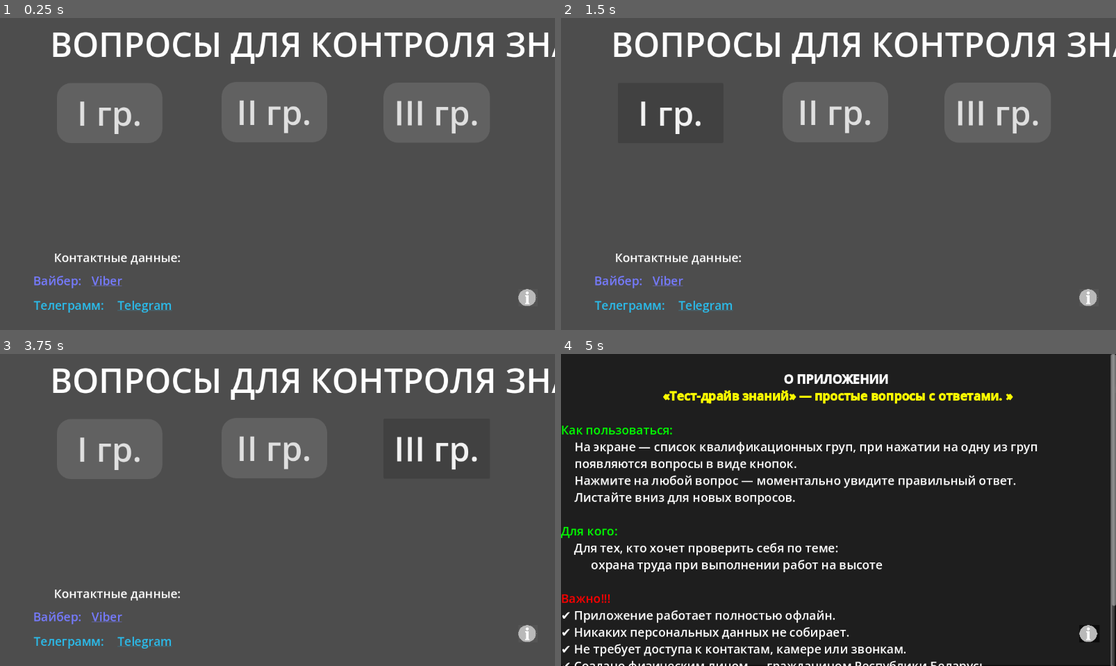
Above: before the commit, frames 1-4 (two rows, left to right).
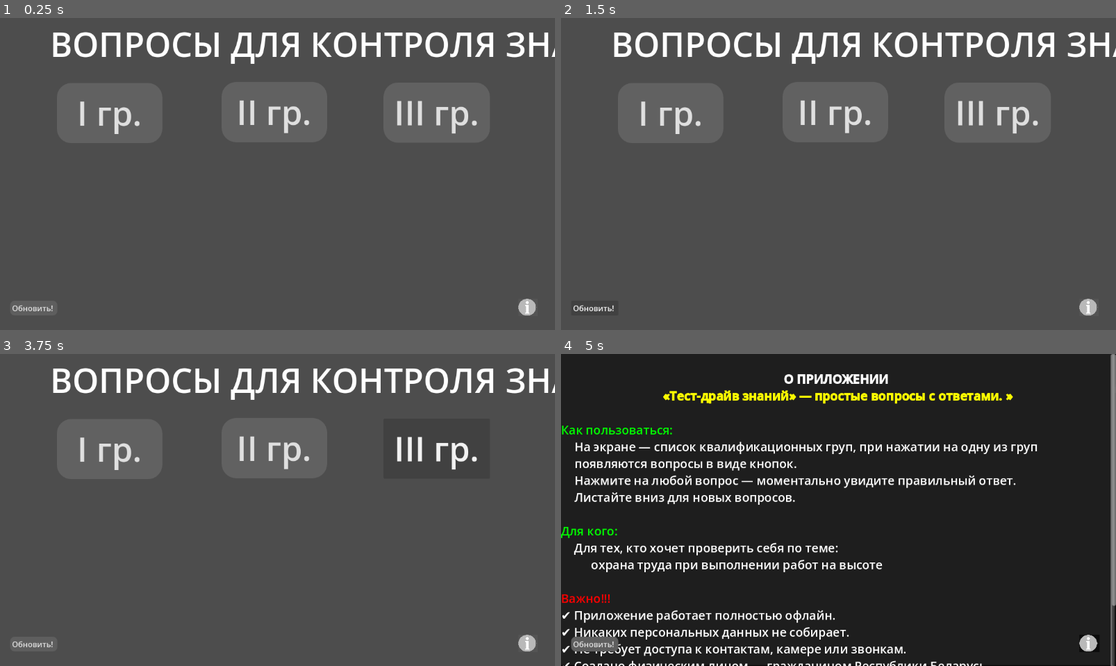
Above: after the commit, the same moments.

Repository: MV1312/labor_protection
Game: Godot game, scene res://scenes/main.tscn
The game is run twice, just before and just after one commit, with the same random seed, the same clock (stepped at 60 frames per second) and the same inputs.
Inputs (mouse positions are in pixels of both pictures, inside the frame that each line leads up to):
- Up to frame 1 (0.25 s): no input
- Up to frame 2 (1.5 s): click "I гр." at 0.5 s; click "I гр." (after the commit: "Обновить!") at 1.25 s
- Up to frame 3 (3.75 s): click "II гр." at 2 s; click (33, 375) at 2.75 s; click "III гр." at 3.5 s
- Up to frame 4 (5 s): click "Инфо" at 4.25 s

The runs differ from the first frame. In frame 1, 1.1% of the frame differs, in the area x 2-97%, y 75-96%; in frame 2, 4.4%, in the area x 2-97%, y 20-96%; in frame 3, 1.1%; in frame 4, 0.6%.

Commit message:
Adding a scene to update the application

Diff:
--- a/scenes/info_overlay.tscn
+++ b/scenes/info_overlay.tscn
@@ -67,9 +67,9 @@
 anchor_right = 0.966
 anchor_bottom = 0.924
 offset_left = 0.031982422
-offset_top = -0.11199951
+offset_top = 19.888
 offset_right = 471.16797
-offset_bottom = 472.248
+offset_bottom = 492.248
 scale = Vector2(0.072848506, 0.07018809)
 theme_override_styles/normal = SubResource("StyleBoxFlat_1qf2a")
 icon = ExtResource("1_0q13e")
--- a/scenes/main.tscn
+++ b/scenes/main.tscn
@@ -1,9 +1,8 @@
 [gd_scene format=3 uid="uid://ciq7xo3obxfhx"]
 
-[ext_resource type="Script" uid="uid://itohrynbum5e" path="res://scripts/rich_text_label.gd" id="1_0wfyh"]
-[ext_resource type="Script" uid="uid://berxmgr0j1k4o" path="res://scripts/rich_text_label_2.gd" id="1_o5qli"]
 [ext_resource type="Script" uid="uid://eotr7xmfbr35" path="res://scripts/main.gd" id="1_sugp2"]
 [ext_resource type="PackedScene" uid="uid://bwenv0ecyp8b2" path="res://scenes/info_overlay.tscn" id="5_tbgi4"]
+[ext_resource type="PackedScene" uid="uid://dxoxfn84wc6jn" path="res://scenes/update_button.tscn" id="5_tefeu"]
 
 [sub_resource type="StyleBoxFlat" id="StyleBoxFlat_0wfyh"]
 bg_color = Color(0.38109186, 0.38109186, 0.38109186, 1)
@@ -34,57 +33,6 @@
 grow_horizontal = 2
 grow_vertical = 2
 script = ExtResource("1_sugp2")
-metadata/_edit_lock_ = true
-
-[node name="TelegramLabel" type="RichTextLabel" parent="." unique_id=1124756761]
-layout_mode = 1
-anchors_preset = -1
-anchor_left = 0.061000004
-anchor_top = 0.89400005
-anchor_right = 0.38900003
-anchor_bottom = 0.975
-offset_left = -0.27200317
-offset_top = -0.31201172
-offset_right = -0.12802124
-offset_bottom = 0.2000122
-theme_override_colors/default_color = Color(0.17085916, 0.7360148, 0.92148155, 1)
-theme_override_font_sizes/normal_font_size = 25
-theme_override_font_sizes/bold_font_size = 18
-bbcode_enabled = true
-text = "Телеграмм:    [url=\"https://t.me/Rukbat_V\"]Telegram"
-script = ExtResource("1_0wfyh")
-metadata/_edit_lock_ = true
-
-[node name="ViberLabel2" type="RichTextLabel" parent="." unique_id=1032435986]
-layout_mode = 1
-anchors_preset = -1
-anchor_left = 0.060000002
-anchor_top = 0.81500006
-anchor_right = 0.305
-anchor_bottom = 0.90000004
-offset_left = -0.12000275
-offset_top = -0.12005615
-offset_right = -2.3600159
-offset_bottom = 0.7999878
-theme_override_colors/default_color = Color(0.4616899, 0.4837138, 1, 1)
-theme_override_font_sizes/normal_font_size = 25
-bbcode_enabled = true
-text = "Вайбер:   [url=\"https://vb.me/letsChatOnViber\"]Viber[/url]"
-script = ExtResource("1_o5qli")
-metadata/_edit_lock_ = true
-
-[node name="SocialNetworks" type="RichTextLabel" parent="." unique_id=763582038]
-layout_mode = 1
-anchors_preset = -1
-anchor_top = 0.72700006
-anchor_right = 0.425
-anchor_bottom = 0.80700004
-offset_left = 112.0
-offset_top = 8.903961
-offset_right = 112.399994
-offset_bottom = 9.063965
-theme_override_font_sizes/normal_font_size = 25
-text = "Контактные данные:"
 metadata/_edit_lock_ = true
 
 [node name="Header" type="Label" parent="." unique_id=1933942826]
@@ -147,4 +95,6 @@
 
 [node name="InfoOverlay" parent="." unique_id=419437678 instance=ExtResource("5_tbgi4")]
 
+[node name="UpdateButton" parent="." unique_id=577167815 instance=ExtResource("5_tefeu")]
+
 [connection signal="pressed" from="Button2" to="." method="_on_button_2_pressed"]
--- /dev/null
+++ b/scenes/scene_with_info.tscn
@@ -0,0 +1,127 @@
+[gd_scene format=3 uid="uid://ctcomd5s5ta0t"]
+
+[ext_resource type="Script" uid="uid://itohrynbum5e" path="res://scripts/rich_text_label.gd" id="1_ngcvt"]
+[ext_resource type="Script" uid="uid://berxmgr0j1k4o" path="res://scripts/rich_text_label_2.gd" id="2_f7xwm"]
+
+[node name="SceneWithInfo" type="CanvasLayer" unique_id=962389619]
+
+[node name="PanelContainer" type="PanelContainer" parent="." unique_id=315220386]
+anchors_preset = -1
+anchor_left = 0.09
+anchor_top = 0.127
+anchor_right = 0.91800004
+anchor_bottom = 0.92600006
+offset_left = 0.31999207
+offset_top = -0.29600525
+offset_right = -0.53601074
+offset_bottom = -0.048034668
+
+[node name="VBoxContainer" type="VBoxContainer" parent="PanelContainer" unique_id=481783256]
+layout_mode = 2
+
+[node name="TitleLabel" type="Label" parent="PanelContainer/VBoxContainer" unique_id=559230695]
+clip_contents = true
+layout_mode = 2
+theme_override_colors/font_color = Color(0.43951297, 0.9347653, 0.927146, 1)
+theme_override_font_sizes/font_size = 30
+text = "«Как обновить приложение! »"
+horizontal_alignment = 1
+
+[node name="ScrollContainer" type="ScrollContainer" parent="PanelContainer/VBoxContainer" unique_id=644498554]
+clip_contents = false
+layout_mode = 2
+size_flags_vertical = 3
+
+[node name="Label" type="Label" parent="PanelContainer/VBoxContainer/ScrollContainer" unique_id=424912023]
+layout_mode = 2
+size_flags_horizontal = 4
+theme_override_font_sizes/font_size = 17
+text = "Внимание!
+Обновления приложения будут  доступны в Telegram!
+Все актуальные версии этого приложения будут выходить в Telegram-канале по ссылке ниже.
+
+Инструкция по обновлению:
+1. Подпишитесь на канал:
+2. Когда выйдет новая версия, будут приходить  уведомление.
+3. Скачайте файл из поста.
+4. Откройте файл и нажмите «Обновить» (или «Установить»).
+5. Готово! Вы пользуетесь самой новой версией.
+
+
+Если у вас Android, при установке может потребоваться разрешение на установку из неизвестных источников.
+Это стандартная процедура.
+
+По другим вопросам  обращайтесь:
+
+
+
+
+
+"
+metadata/_edit_lock_ = true
+
+[node name="TelegramLabel" type="RichTextLabel" parent="PanelContainer/VBoxContainer/ScrollContainer/Label" unique_id=245210820]
+layout_mode = 1
+anchors_preset = -1
+anchor_top = 0.74300003
+anchor_right = 0.24100001
+anchor_bottom = 0.81500006
+offset_top = -0.11300659
+offset_right = 0.4349823
+offset_bottom = 0.16500854
+theme_override_colors/default_color = Color(0.17085916, 0.7360148, 0.92148155, 1)
+theme_override_font_sizes/normal_font_size = 20
+theme_override_font_sizes/bold_font_size = 18
+bbcode_enabled = true
+text = "Телеграмм:    [url=\"https://t.me/Rukbat_V\"]Telegram"
+script = ExtResource("1_ngcvt")
+metadata/_edit_lock_ = true
+
+[node name="ViberLabel2" type="RichTextLabel" parent="PanelContainer/VBoxContainer/ScrollContainer/Label" unique_id=968396569]
+layout_mode = 1
+anchors_preset = -1
+anchor_left = 0.27600002
+anchor_top = 0.74300003
+anchor_right = 0.518
+anchor_bottom = 0.83000004
+offset_left = -0.34002686
+offset_top = -0.11300659
+offset_right = 0.31500244
+offset_bottom = 0.0029296875
+theme_override_colors/default_color = Color(0.4616899, 0.4837138, 1, 1)
+theme_override_font_sizes/normal_font_size = 20
+bbcode_enabled = true
+text = "Вайбер:   [url=\"https://vb.me/letsChatOnViber\"]Viber[/url]"
+script = ExtResource("2_f7xwm")
+metadata/_edit_lock_ = true
+
+[node name="SocialNetworks" type="RichTextLabel" parent="PanelContainer/VBoxContainer/ScrollContainer/Label" unique_id=660288953]
+layout_mode = 1
+anchors_preset = -1
+anchor_top = 0.5
+anchor_right = 0.16100001
+anchor_bottom = 0.55
+offset_left = 4.0
+offset_top = 2.5
+offset_right = -0.3650055
+offset_bottom = -0.05001831
+theme_override_colors/default_color = Color(0.9963737, 0.29708722, 0.47085494, 1)
+theme_override_font_sizes/normal_font_size = 20
+text = "Важно!!! "
+scroll_active = false
+metadata/_edit_lock_ = true
+
+[node name="RichTextLabel" type="RichTextLabel" parent="PanelContainer/VBoxContainer/ScrollContainer/Label" unique_id=1136696839]
+layout_mode = 1
+anchors_preset = -1
+anchor_left = 0.257
+anchor_top = 0.215
+anchor_right = 0.48200002
+anchor_bottom = 0.277
+offset_left = -2.005005
+offset_top = 2.9349976
+offset_right = -2.1300354
+offset_bottom = 3.2929993
+theme_override_colors/default_color = Color(0.19700262, 0.7309868, 0.8510246, 1)
+theme_override_font_sizes/normal_font_size = 20
+text = "Группа в Телеграмм "
--- /dev/null
+++ b/scenes/update_button.tscn
@@ -0,0 +1,25 @@
+[gd_scene format=3 uid="uid://dxoxfn84wc6jn"]
+
+[sub_resource type="StyleBoxFlat" id="StyleBoxFlat_f6387"]
+bg_color = Color(0.36766353, 0.3676636, 0.3676634, 1)
+corner_radius_top_left = 10
+corner_radius_top_right = 10
+corner_radius_bottom_right = 10
+corner_radius_bottom_left = 10
+
+[node name="CanvasLayer" type="CanvasLayer" unique_id=577167815]
+layer = 10
+
+[node name="Button" type="Button" parent="." unique_id=683140579]
+anchors_preset = -1
+anchor_left = 0.018000001
+anchor_top = 0.906
+anchor_right = 0.10300001
+anchor_bottom = 0.95400006
+offset_left = 0.26399803
+offset_top = -0.088012695
+offset_right = 0.34399414
+offset_bottom = -0.1920166
+theme_override_styles/normal = SubResource("StyleBoxFlat_f6387")
+text = "Обновить! "
+metadata/_edit_lock_ = true
Not shown, changed: release/OT.apk
